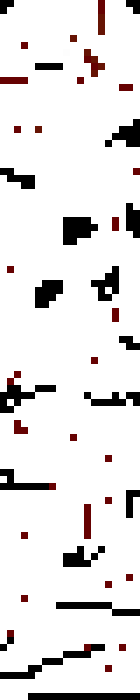
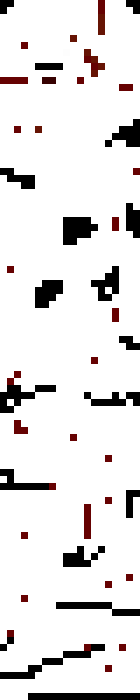
Comparing the layer stacks of the two (140, 700) images. Changes:
painted on "level1.ppm" over <box>42,77,56,84</box>
